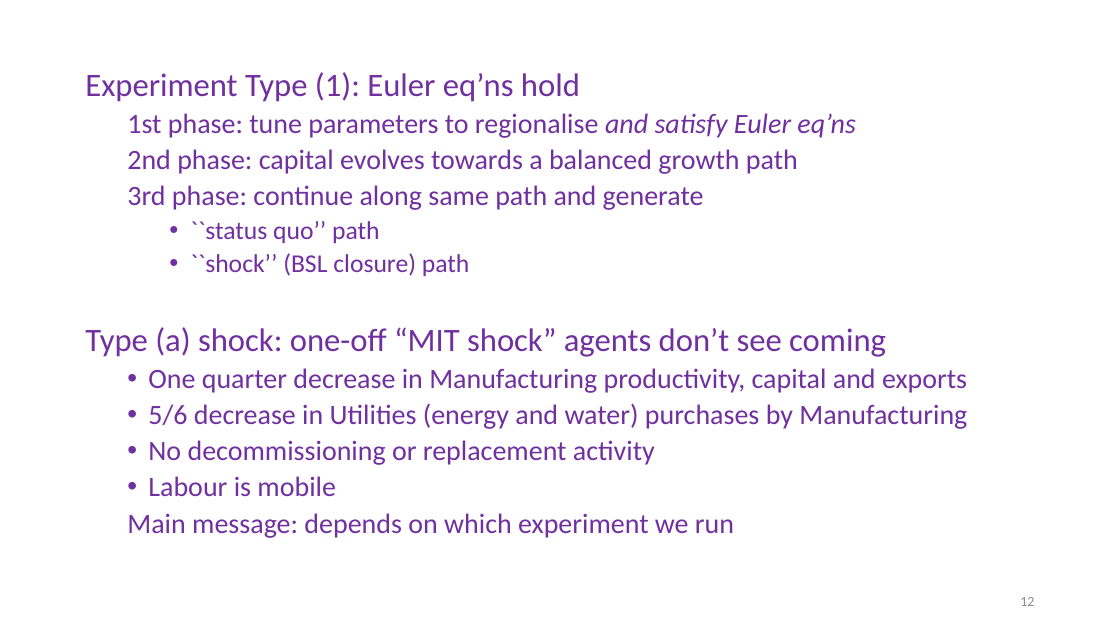
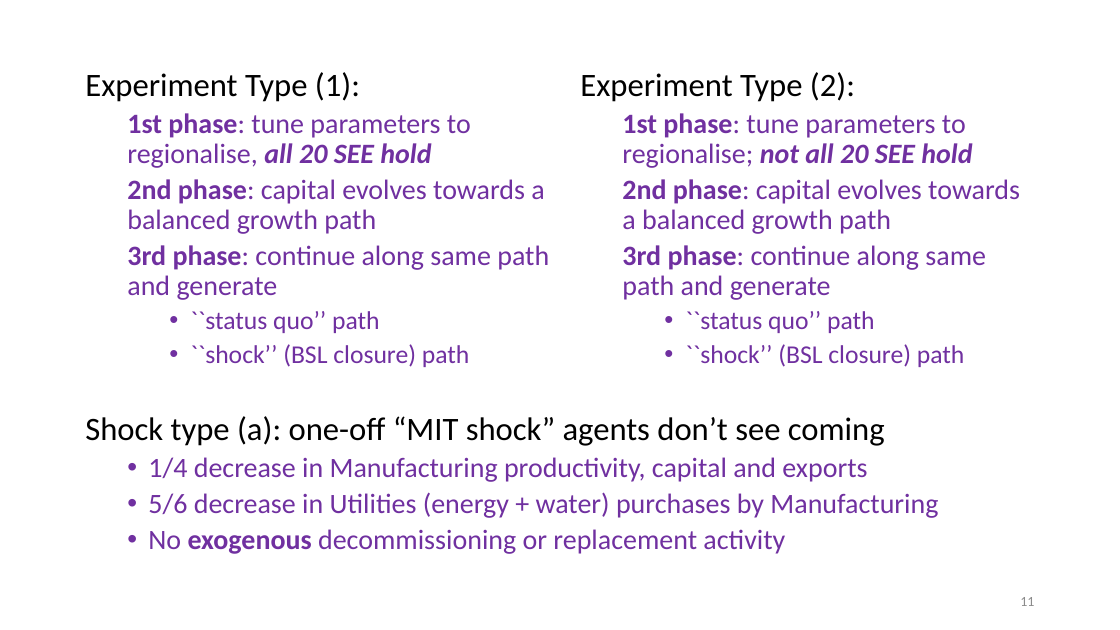
Before and after one commit to patrickocal/gladstone, a slide deck: slide 11 of powerpoint/glad-slides.pptx (slide 12 before the commit). Drawn at 1120x630 pixels with LibreOffice and Linux fonts; fonts in the diff are those of the drawing. Boxes give left, top, right and bottom in pixels: in the first picture for what was removed or moved away, otherwise in the second. Text is boxed around its words. In the diff, an @@ line names an element or a change of style, - is before the commit and + after.

```diff
--- a/powerpoint/glad-slides.pptx
+++ b/powerpoint/glad-slides.pptx
@@ text at (85,72,471,168): text changed @@
-Experiment Type (1): Euler eq’ns hold
-  1st phase: tune parameters to regionalise and satisfy Euler eq’ns
+Experiment Type (1):
+  1st phase: tune parameters to regionalise, all 20 SEE hold
@@ text added at (580,72,1020,367), 24 pt, text #7030A0 @@
+Experiment Type (2):
+  1st phase: tune parameters to regionalise; not all 20 SEE hold
+  2nd phase: capital evolves towards a balanced growth path
+  3rd phase: continue along same path and generate
+    • ``status quo’’ path
+    • ``shock’’ (BSL closure) path
@@ text at (127,179,549,300): bold on in "2nd phase:", "3rd phase:" @@
@@ text at (85,327,967,538): paragraphs removed @@
-Type (a) shock: one-off “MIT shock” agents don’t see coming
-  • One quarter decrease in Manufacturing productivity, capital and exports
-  • 5/6 decrease in Utilities (energy and water) purchases by Manufacturing
-  • No decommissioning or replacement activity
-  • Labour is mobile
-  Main message: depends on which experiment we run
@@ text added at (85,416,938,554), 24 pt, text #7030A0 @@
+Shock type (a): one-off “MIT shock” agents don’t see coming
+  • 1/4 decrease in Manufacturing productivity, capital and exports
+  • 5/6 decrease in Utilities (energy + water) purchases by Manufacturing
+  • No exogenous decommissioning or replacement activity
@@ page number at (1020,597,1034,606): text changed @@
-12
+11
```
Also in this commit, not shown: 13 other slides changed, 2 slides removed, 2 other files.
